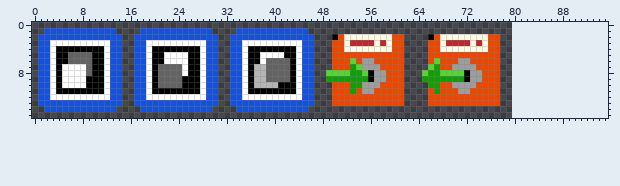
File history of a pixel-art file, data/art/editbut.ase. That is the earlier state.
80x16 pixels, 1 frame. The old version is drawn lined up with the new one, on the new canvas.
Once edited:
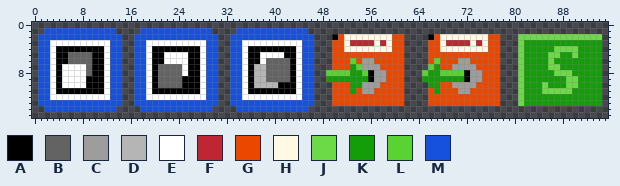
Palette (. is transparent): A #000000  B #636363  C #9d9d9d  D #b5b5b5  E #ffffff  F #be2633  G #ec4700  H #fff9e4  J #6cd947  K #139d08  L #58d332  M #1651dd
What changed:
canvas 80x16 -> 96x16
The author put colour J in row 2 at x 81 to 94; in row 3 at x 81; in row 4 at x 81 and 87 to 90; in row 5 at x 81, 86 to 87 and 90; in row 6 at x 81 and 86; in row 7 at x 81 and 86 to 87.
The author put colour J in row 8 at x 81 and 87 to 89; in row 9 at x 81 and 89 to 90; in row 10 at x 81, 85 and 89 to 90; in row 11 at x 81 and 85 to 89; in rows 12 to 13 at x 81.
The author put colour K in row 3 at x 82 to 94; in row 4 at x 82 to 86 and 91 to 94; in row 5 at x 82 to 85, 88 to 89 and 91 to 94; in row 6 at x 82 to 85 and 87 to 94; in row 7 at x 82 to 85 and 88 to 94; in row 8 at x 82 to 86 and 90 to 94.
The author put colour K in row 9 at x 82 to 88 and 91 to 94; in row 10 at x 82 to 84, 86 to 88 and 91 to 94; in row 11 at x 82 to 84 and 90 to 94; in rows 12 to 13 at x 82 to 94.
Pixel boxes of the changes (left, top, right, bottom) in both pictures:
added: (518, 34, 602, 106)
